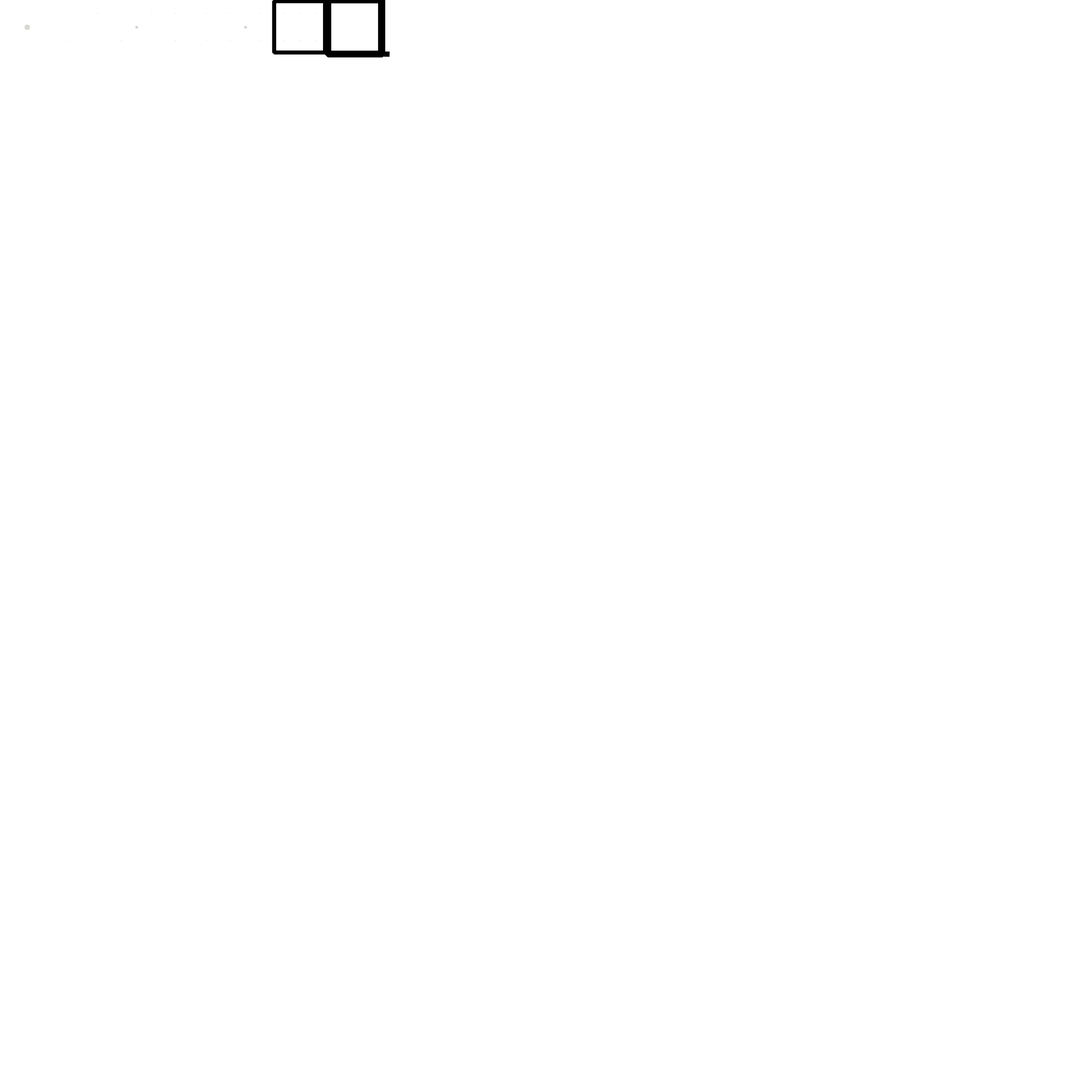
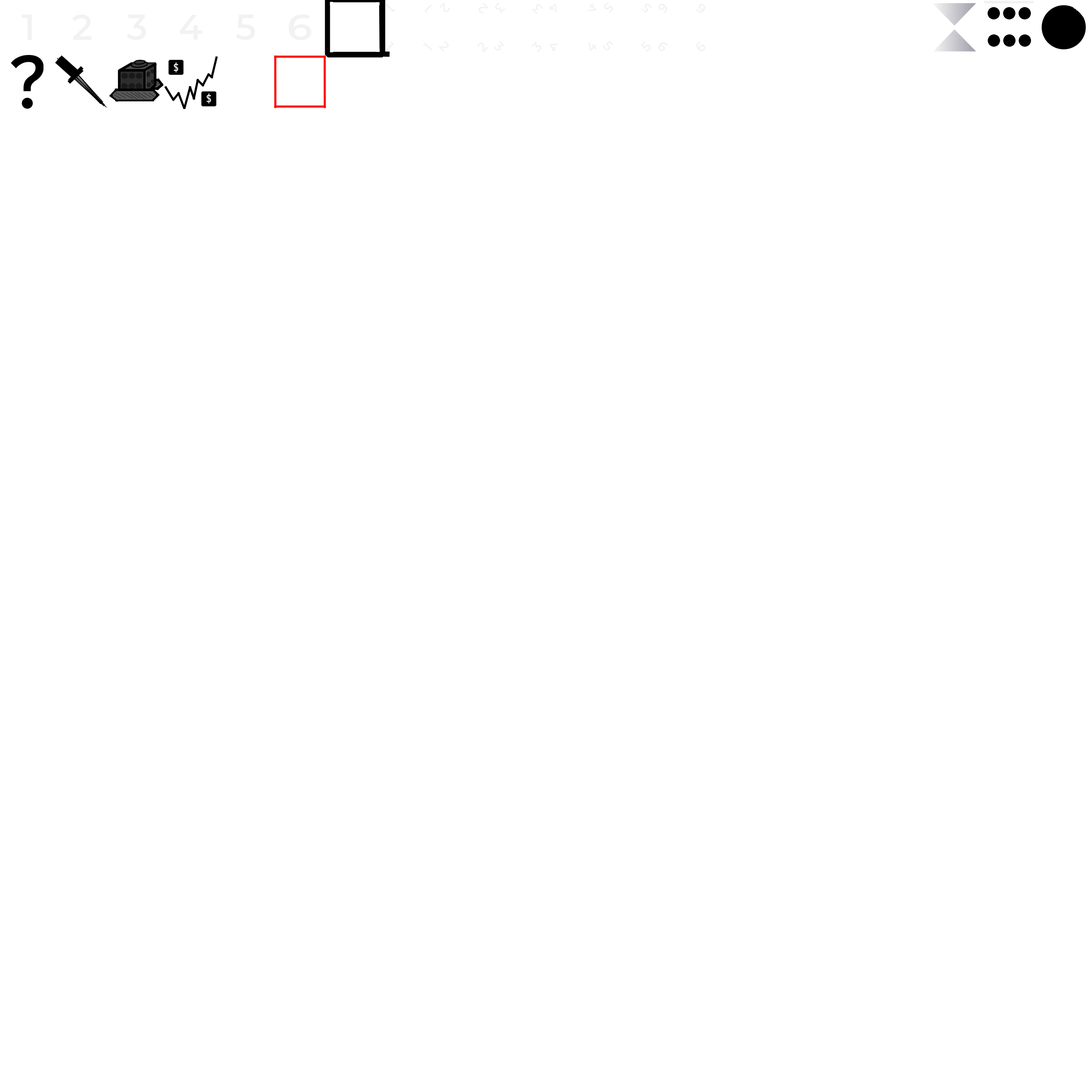
Layer changes from the first w=1091, h=1091 image to the second:
added layer "Icons" above "Digits" over [932, 0, 1087, 52]
